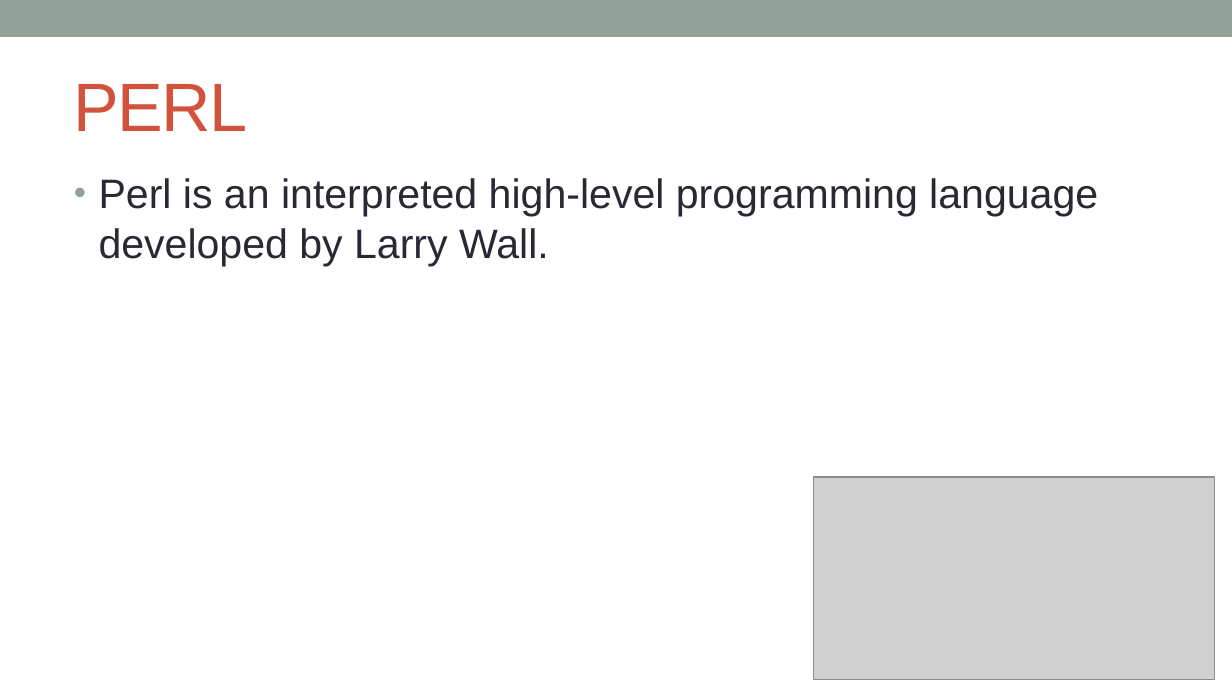
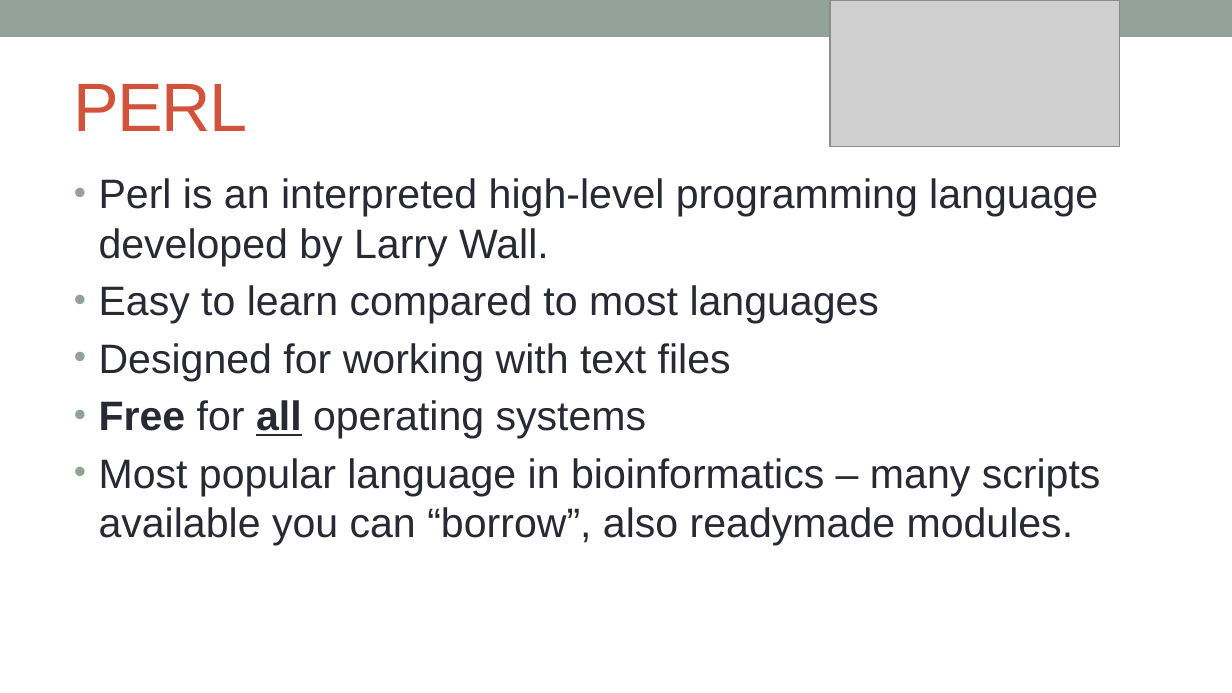
Before and after one commit to kanhu-pcr-code/bioinfo-PERL-course, a slide deck: slide 14 of PPTs/Programming-fundamentals.pptx (slide 11 before the commit). Drawn at 1232x693 pixels with LibreOffice and Linux fonts; fonts in the diff are those of the drawing; grey boxes stand for pictures. Boxes give left, top, right and bottom in pixels: in the first picture for what was removed or moved away, otherwise in the second. Text is boxed around its words. In the diff, an @@ line names an element or a change of style, - is before the commit and + after.

Commit message:
PPt added

```diff
--- a/PPTs/Programming-fundamentals.pptx
+++ b/PPTs/Programming-fundamentals.pptx
@@ picture: place and size @@
-picture at bbox=[814, 477, 1215, 680]
+picture at bbox=[830, 0, 1120, 147]
@@ text at bbox=[99, 285, 1101, 545]: paragraphs added @@
+• Easy to learn compared to most languages
+• Designed for working with text files
+• Free for all operating systems
+• Most popular language in bioinformatics – many scripts available you can “borrow”, also readymade modules.
```
Also in this commit, not shown: 4 slides added, 5 slides removed, 3 other files.
